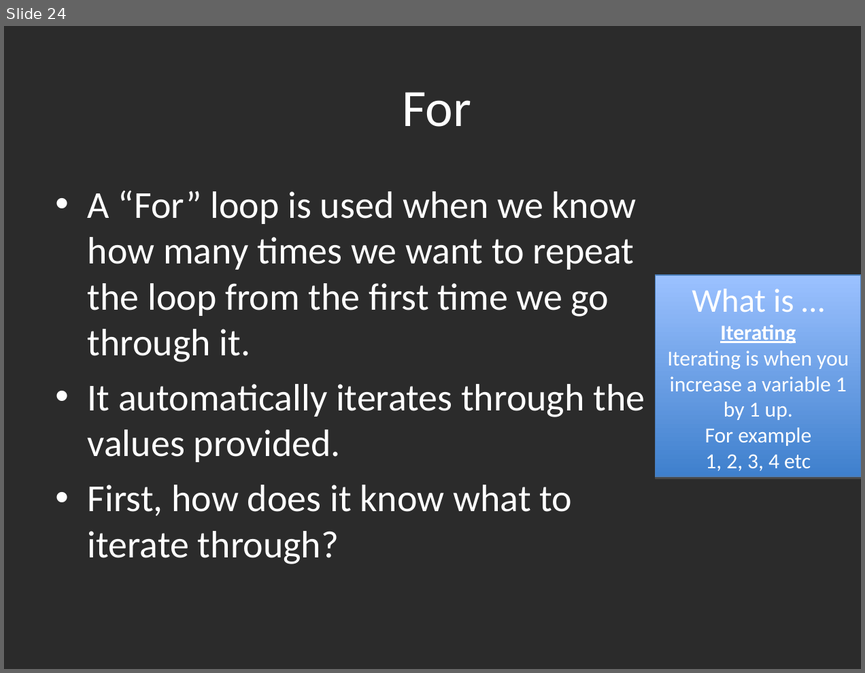
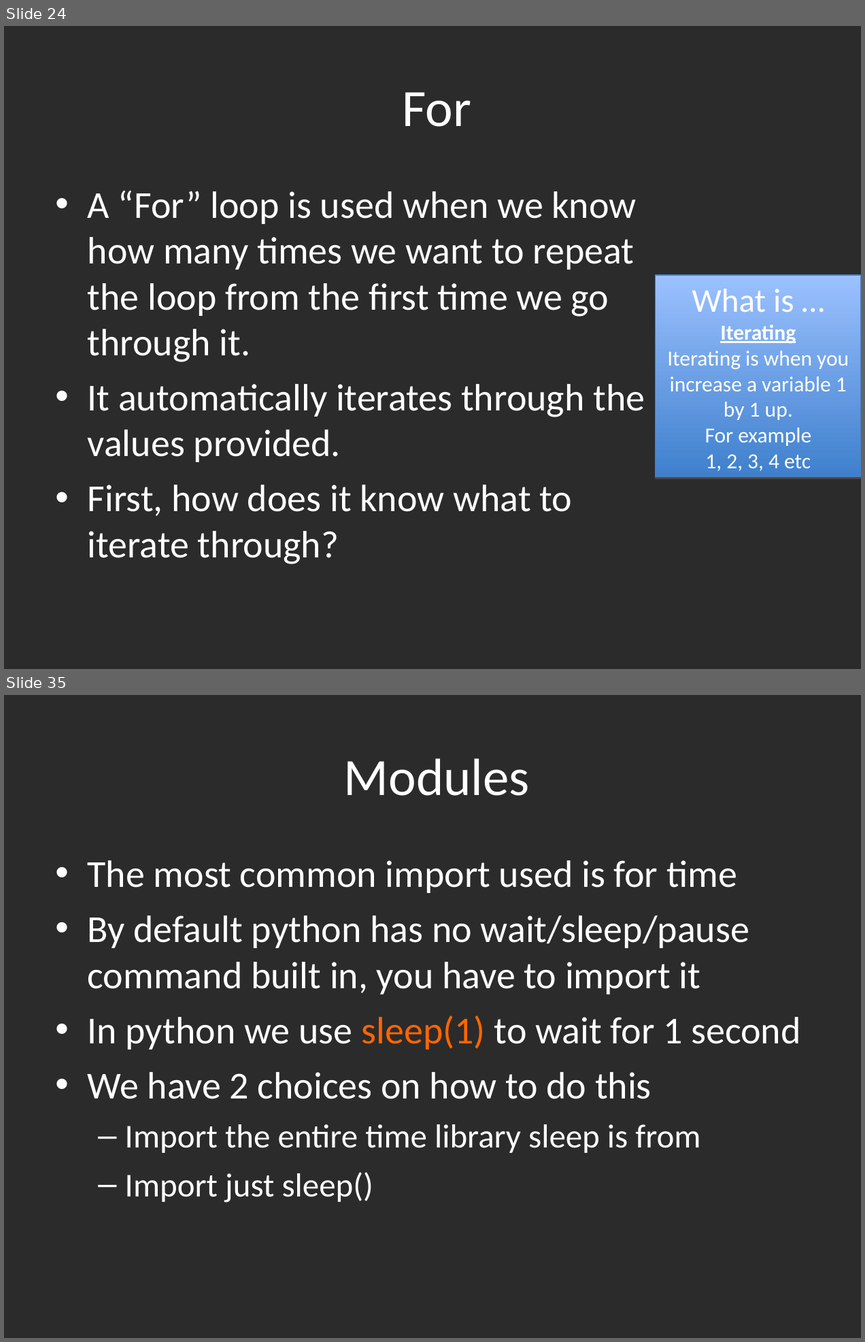
Before and after one commit to gbaman/RaspberryPi-Teaching-Materials, a slide deck: Powerpoints/Python1.ppt. Shown one above the other, each under a label of ours: slide 24 before the commit, slides 24 and 35 after it; the slides between them are not shown. The pictures are 865x673 and 865x1342 pixels, drawn with LibreOffice and Linux fonts; fonts in the diff are those of the drawing; background and template pictures are left out; a plain dark background stands for a picture behind light text. Boxes give left, top, right and bottom in pixels: in the first picture for what was removed or moved away, otherwise in the second. Text is boxed around its words. In the diff, an @@ line names an element or a change of style, - is before the commit and + after.

```diff
--- a/Powerpoints/Python1.ppt
+++ b/Powerpoints/Python1.ppt
@@ slide 35 added at (4, 695, 861, 1338), background picture (left out) @@
@@ title added at (344, 758, 530, 796), 44 pt, text #FFFFFF @@
+Modules
@@ text added at (88, 860, 800, 1202), 32 pt, text #FFFFFF @@
+• The most common import used is for time
+• By default python has no wait/sleep/pause command built in, you have to import it
+• In python we use sleep(1) to wait for 1 second
+• We have 2 choices on how to do this
+  – Import the entire time library sleep is from
+  – Import just sleep()
```
Also in this commit, not shown: 11 slides changed, 9 other slides added.
